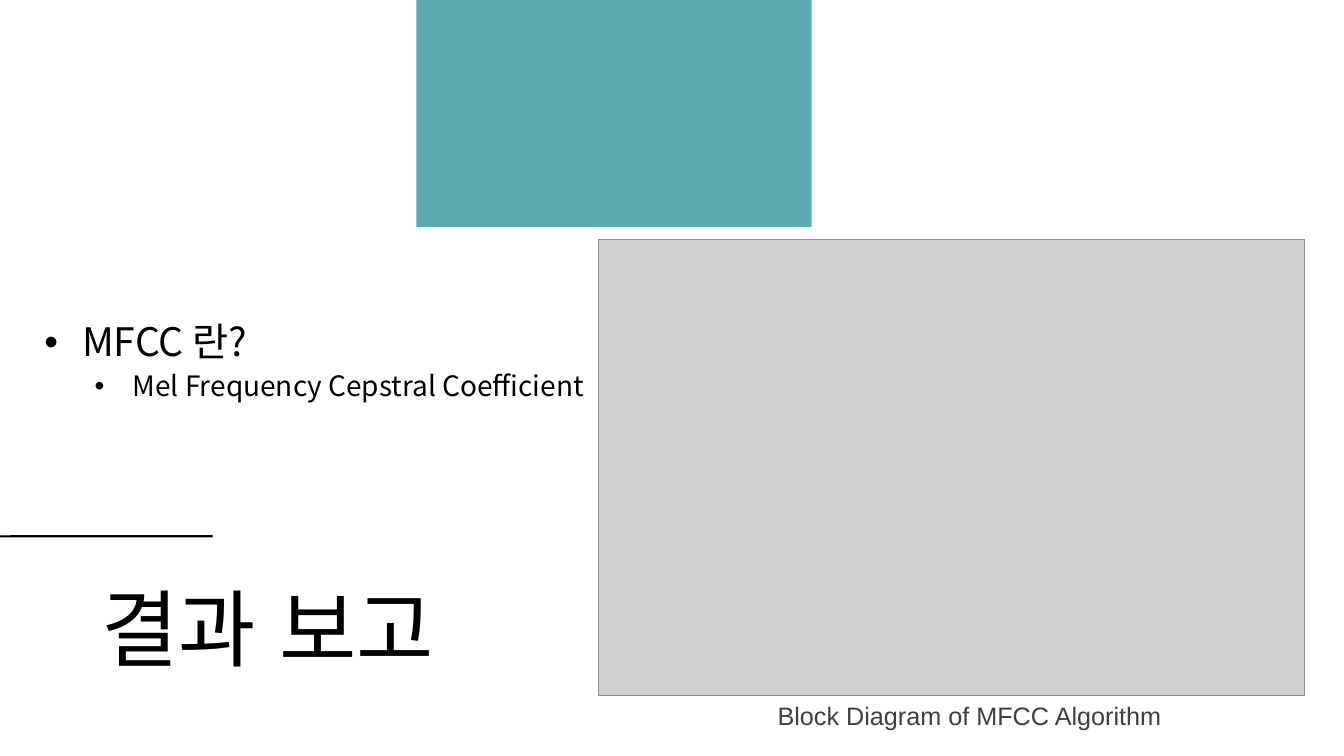
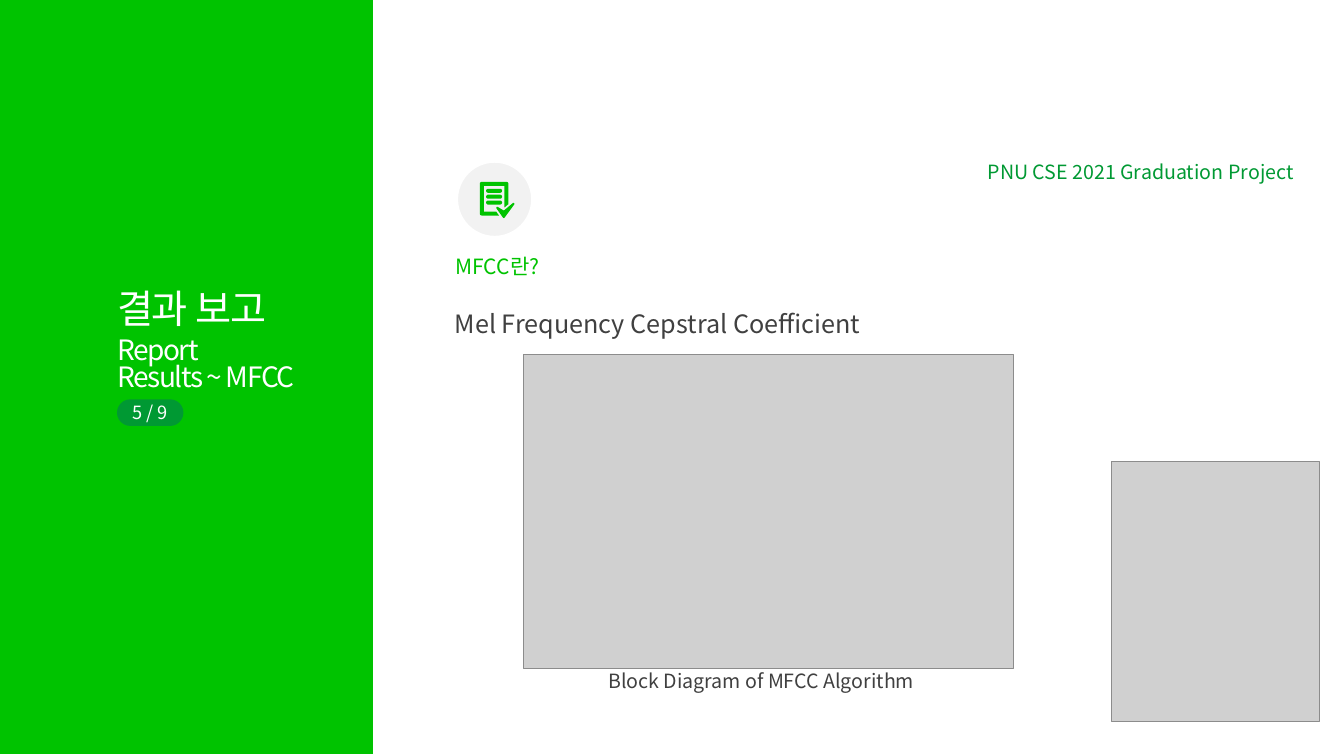
Before and after one commit to TeamPhoneticCode/Report, a slide deck: slide 6 of 2021_졸업과제_1번째_진행보고.pptx (slide 8 before the commit). Drawn at 1344x756 pixels with LibreOffice and Linux fonts; fonts in the diff are those of the drawing; grey boxes stand for pictures. Boxes give left, top, right and bottom in pixels: in the first picture for what was removed or moved away, otherwise in the second. Text is boxed around its words. In the diff, an @@ line names an element or a change of style, - is before the commit and + after.

```diff
--- a/2021_졸업과제_1번째_진행보고.pptx
+++ b/2021_졸업과제_1번째_진행보고.pptx
@@ rectangle added at (0,0,373,754), fill #00C300 @@
@@ rectangle removed at (416,0,812,227) @@
@@ text added at (988,163,1293,184), 14 pt, text #009933 @@
+PNU CSE 2021 Graduation Project
@@ group added at (457,161,532,237): 5 freeform shapes, 1 ellipse @@
@@ picture removed at (599,239,1305,696) @@
@@ text added at (456,256,540,276), 15 pt, text #00C300 @@
+MFCC란?
@@ text "결과 보고": place and size @@
-text "결과 보고" at (101,590,434,667)
+text "결과 보고" at (117,290,267,326)
@@ text "결과 보고" at (117,290,267,326): size 60 to 28 pt, font Noto Sans CJK SC to Noto Sans CJK KR, text colour #000000 to #FFFFFF, letter spacing -1.5 to -1 pt, bold off; line spacing 0.9 to 0.8; vertical alignment bottom to top @@
@@ text at (82,323,248,359): paragraph removed @@
-• MFCC 란?
@@ text "Mel Frequency Cepstral Coefficient": place and size @@
-text "Mel Frequency Cepstral Coefficient" at (82,323,583,403)
+text "Mel Frequency Cepstral Coefficient" at (455,312,860,339)
@@ text "Mel Frequency Cepstral Coefficient" at (455,312,860,339): size 20 to 18 pt, text colour #000000 to #404040; bullet • to none; list level 2 to 1 in "Mel Frequency Cepstral Coefficient"; line spacing 0.9 to 1; vertical alignment middle to top @@
@@ text added at (117,339,295,388), 20 pt, text #FFFFFF @@
+Report
+Results ~ MFCC
@@ picture added at (523,354,1013,668) @@
@@ rounded rectangle added at (117,399,184,425), fill #009933 @@
@@ text added at (133,405,168,420), 13 pt, text #FFFFFF @@
+5 / 9
@@ picture added at (1112,462,1320,722) @@
@@ line removed from (213, 536) to (0, 536) @@
@@ text "Block Diagram of MFCC Algorithm": place and size @@
-text "Block Diagram of MFCC Algorithm" at (778,706,1161,731)
+text "Block Diagram of MFCC Algorithm" at (608,668,914,693)
@@ text "Block Diagram of MFCC Algorithm" at (608,668,914,693): size 18 to 14 pt, font Arial to Noto Sans CJK KR, text colour #3F3F3F to #404040 @@
```
Also in this commit, not shown: 8 other slides changed, 2 slides added, 2 slides removed.
